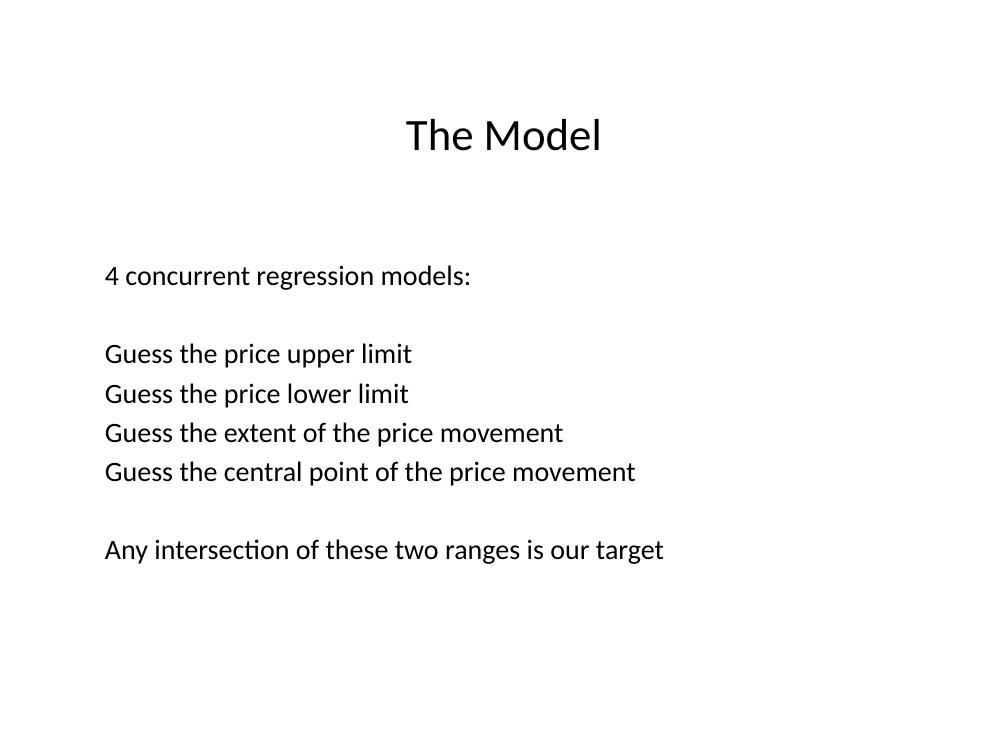
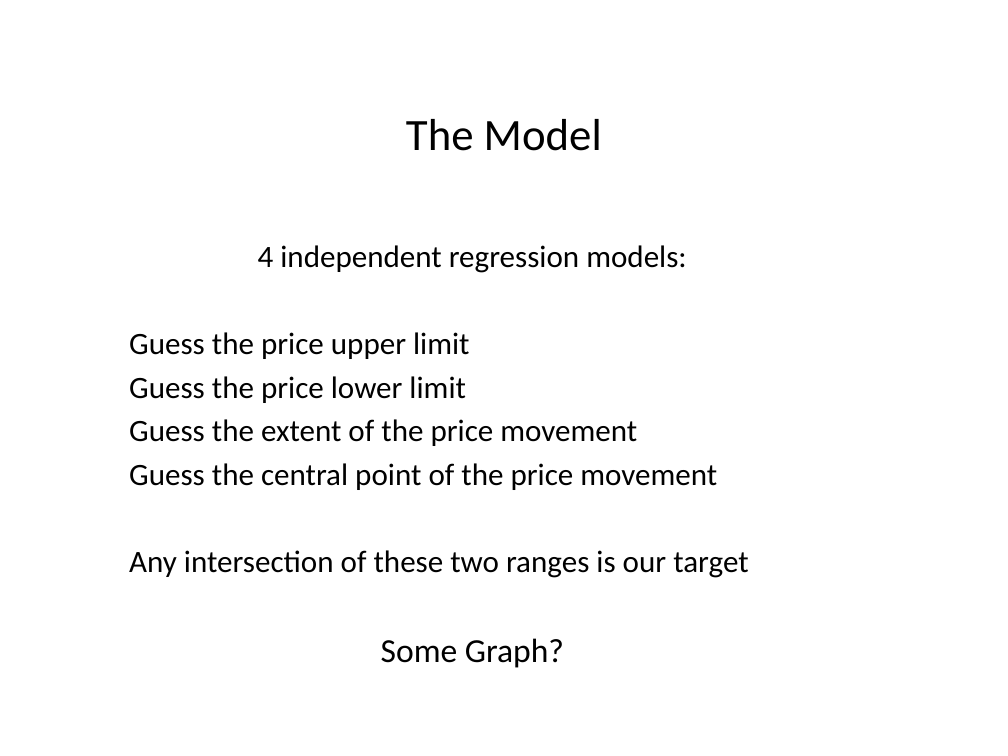
Before and after one commit to marcolunardi/metis, a slide deck: slide 3 of kojak_work/Metis Kojak.pptx. Drawn at 1008x756 pixels with LibreOffice and Linux fonts; fonts in the diff are those of the drawing. Boxes give left, top, right and bottom in pixels: in the first picture for what was removed or moved away, otherwise in the second. Text is boxed around its words. In the diff, an @@ line names an element or a change of style, - is before the commit and + after.

```diff
--- a/kojak_work/Metis Kojak.pptx
+++ b/kojak_work/Metis Kojak.pptx
@@ text at <box>129,245,748,578</box>: paragraph added @@
+Some Graph?
@@ text "4 independent regression models:": place and size @@
-text "4 independent regression models:" at <box>105,265,664,564</box>
+text "4 independent regression models:" at <box>129,245,748,578</box>
@@ text at <box>258,245,686,273</box>: text changed; size 20 to 22.2 pt @@
-4 concurrent regression models:
+4 independent regression models:
@@ text at <box>129,332,748,578</box>: size 20 to 22.2 pt in "Guess the price upper limit", "Guess the price lower limit", "Guess the extent of the price movement", "Guess the central point of the price ..." and 1 more places @@
```
Also in this commit, not shown: 4 other slides changed, 1 slide added.
